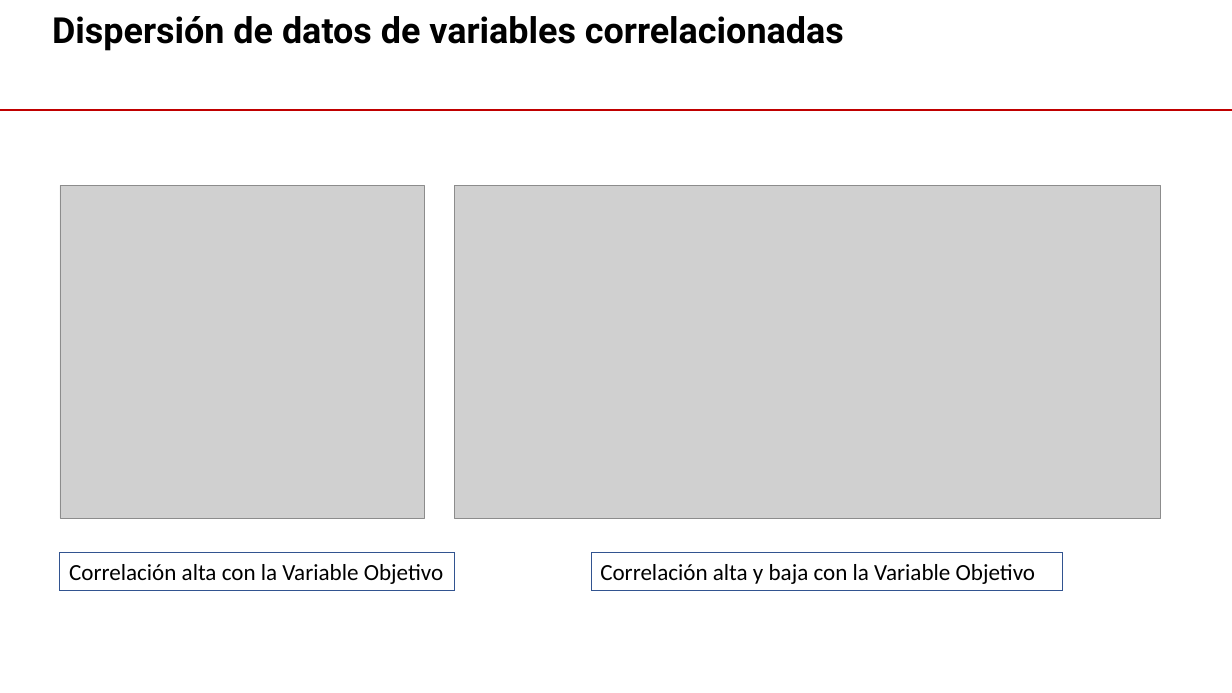
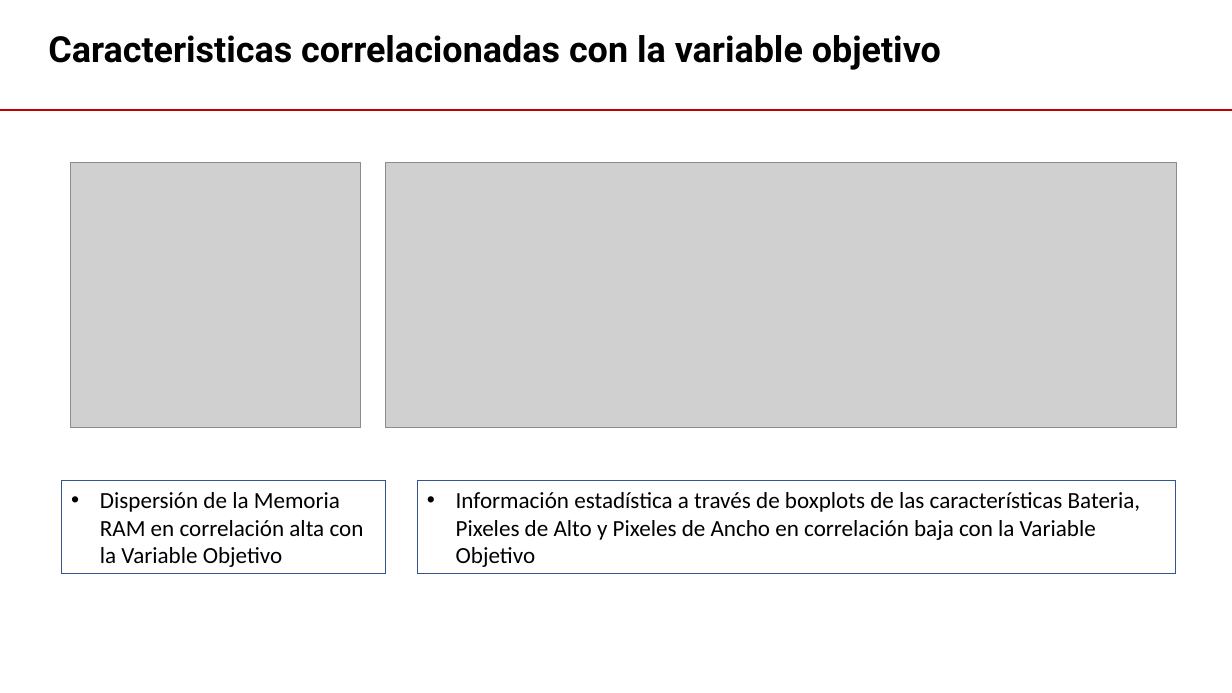
Before and after one commit to jcpalaciosb/Clasificacion_de_Precios, a slide deck: slide 9 of Proyecto 2 - Analisis Exploratorio.pptx (slide 8 before the commit). Drawn at 1232x693 pixels with LibreOffice and Linux fonts; fonts in the diff are those of the drawing; grey boxes stand for pictures. Boxes give left, top, right and bottom in pixels: in the first picture for what was removed or moved away, otherwise in the second. Text is boxed around its words. In the diff, an @@ line names an element or a change of style, - is before the commit and + after.

```diff
--- a/Proyecto 2 - Analisis Exploratorio.pptx
+++ b/Proyecto 2 - Analisis Exploratorio.pptx
@@ text at bbox=[48, 35, 941, 70]: text changed @@
-Dispersión de datos de variables correlacionadas
+Caracteristicas correlacionadas con la variable objetivo
@@ picture: place and size @@
-picture at bbox=[60, 186, 424, 518]
+picture at bbox=[70, 163, 361, 428]
@@ picture: place and size @@
-picture at bbox=[455, 186, 1161, 518]
+picture at bbox=[385, 163, 1177, 428]
@@ rectangle "Dispersión de la Memoria RAM ...": place and size @@
-rectangle "Dispersión de la Memoria RAM ..." at bbox=[60, 553, 455, 590]
+rectangle "Dispersión de la Memoria RAM ..." at bbox=[62, 481, 385, 574]
@@ text in rectangle at bbox=[100, 492, 364, 567]: text changed @@
-Correlación alta con la Variable Objetivo
+• Dispersión de la Memoria RAM en correlación alta con la Variable Objetivo
@@ rectangle "Información estadística a través de ...": place and size @@
-rectangle "Información estadística a través de ..." at bbox=[592, 553, 1063, 590]
+rectangle "Información estadística a través de ..." at bbox=[418, 481, 1177, 574]
@@ text in rectangle at bbox=[456, 492, 1141, 567]: text changed @@
-Correlación alta y baja con la Variable Objetivo
+• Información estadística a través de boxplots de las características Bateria, Pixeles de Alto y Pixeles de Ancho en correlación baja con la Variable Objetivo
```
Also in this commit, not shown: 4 other slides changed, 1 slide added.
